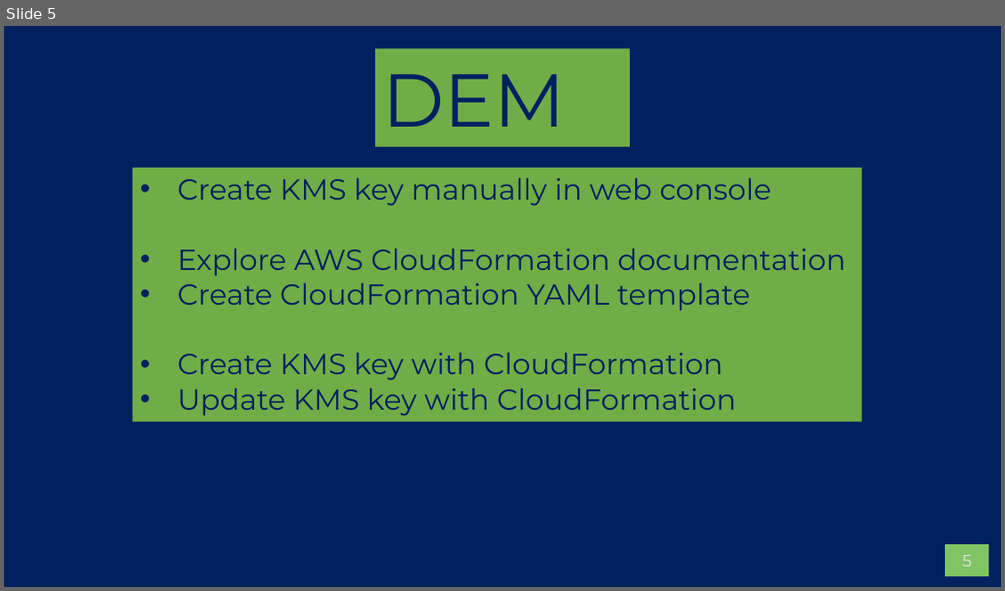
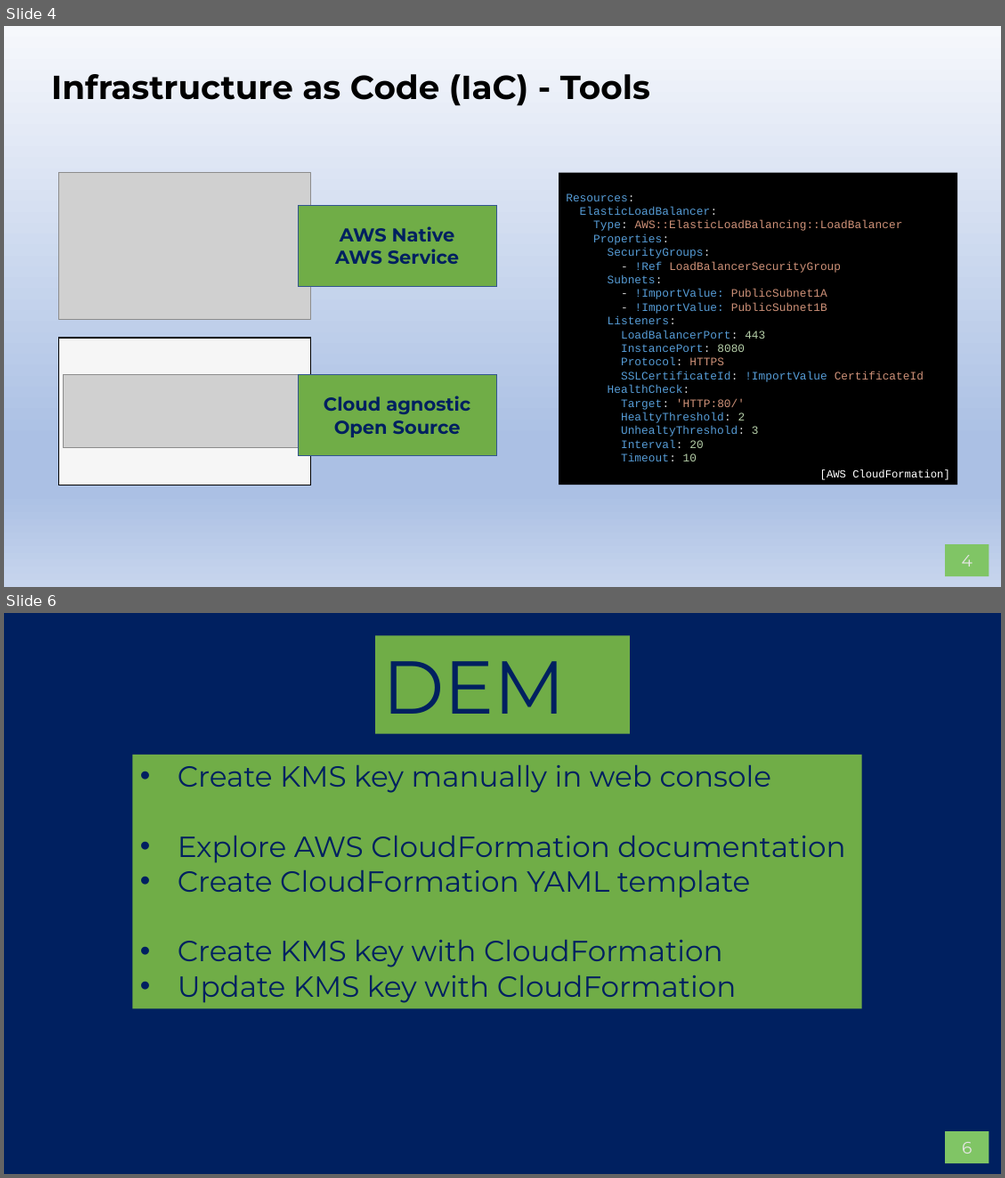
Before and after one commit to AWS-Competence-Group/sessions, a slide deck: 05-infrastructure-as-code/05-infrastructure-as-code.pptx. Shown one above the other, each under a label of ours: slide 5 before the commit, slides 4 and 6 after it; the slides between them are not shown. The pictures are 1005x591 and 1005x1178 pixels, drawn with LibreOffice and Linux fonts; fonts in the diff are those of the drawing; grey boxes stand for pictures; background and template pictures are left out. Boxes give left, top, right and bottom in pixels: in the first picture for what was removed or moved away, otherwise in the second. Text is boxed around its words. In the diff, an @@ line names an element or a change of style, - is before the commit and + after.

```diff
--- a/05-infrastructure-as-code/05-infrastructure-as-code.pptx
+++ b/05-infrastructure-as-code/05-infrastructure-as-code.pptx
@@ slide 4 added at [4, 26, 1001, 587], background gradient #F6F8FC to #ABC0E4 to #C7D5ED; not listed: 1 template element that a slide beside it also shows @@
@@ title added at [51, 74, 650, 106], 32 pt, text #000000, bold @@
+Infrastructure as Code (IaC) - Tools
@@ picture added at [58, 173, 310, 320] @@
@@ rectangle added at [558, 173, 957, 484], fill #000000, 11 pt, text #569CD6 @@
+Resources:
+ElasticLoadBalancer:
+Type: AWS::ElasticLoadBalancing::LoadBalancer
+Properties:
+SecurityGroups:
+- !Ref LoadBalancerSecurityGroup
+Subnets:
+- !ImportValue: PublicSubnet1A
+- !ImportValue: PublicSubnet1B
+Listeners:
+LoadBalancerPort: 443
+InstancePort: 8080
+Protocol: HTTPS
+SSLCertificateId: !ImportValue CertificateId
+HealthCheck:
+Target: 'HTTP:80/'
+HealtyThreshold: 2
+UnhealtyThreshold: 3
+Interval: 20
+Timeout: 10
@@ rectangle added at [298, 206, 497, 286], fill #70AD47, outline #325491 1 pt, 18 pt, text #002060, bold @@
+AWS Native
+AWS Service
@@ rectangle added at [58, 338, 310, 485], fill #F6F6F6, outline #000000 1 pt @@
@@ picture added at [63, 375, 306, 448] @@
@@ rectangle added at [298, 375, 497, 455], fill #70AD47, outline #325491 1 pt, 18 pt, text #002060, bold @@
+Cloud agnostic
+Open Source
@@ text added at [820, 469, 950, 480], 10.5 pt, text #FFFFFF @@
+[AWS CloudFormation]
@@ what was slide 5 is now slide 6 @@
@@ page number at [962, 1142, 971, 1153]: text changed @@
-5
+6
```
Also in this commit, not shown: 3 slides changed.
